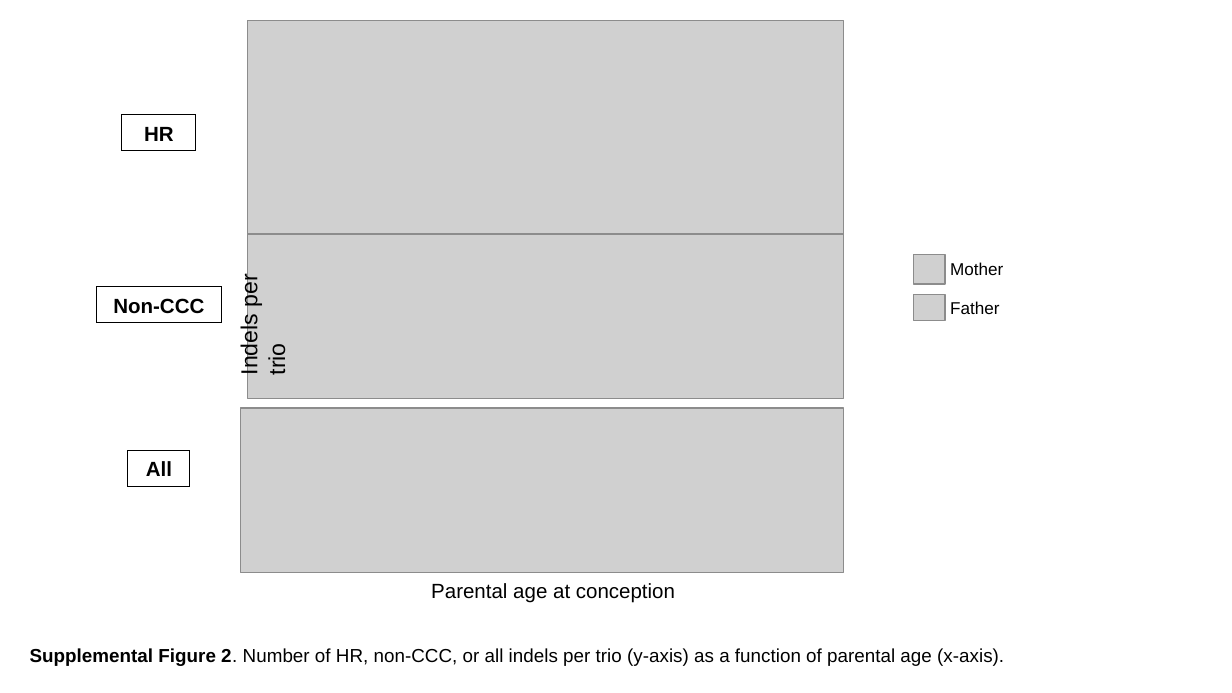
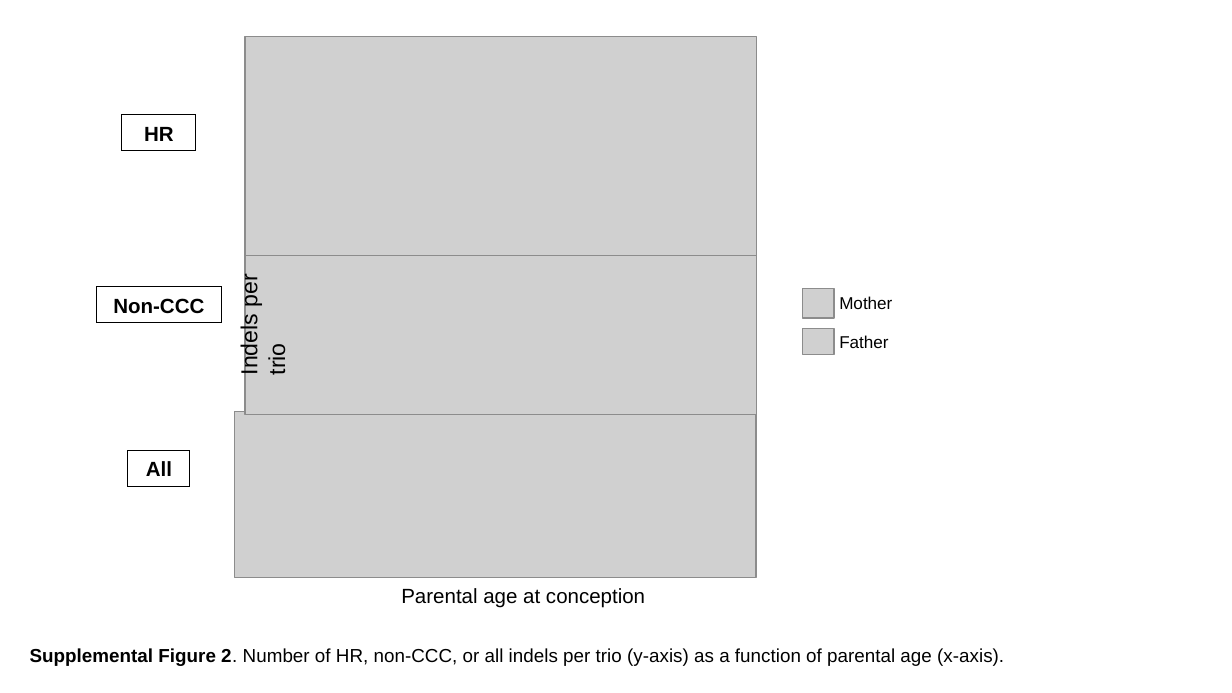
Before and after one commit to allisonseiden/longreadclustersequencing, a slide deck: slide 5 of manuscript/long_read_DNV_figures.pptx. Drawn at 1232x693 pixels with LibreOffice and Linux fonts; fonts in the diff are those of the drawing; grey boxes stand for pictures. Boxes give left, top, right and bottom in pixels: in the first picture for what was removed or moved away, otherwise in the second. Text is boxed around its words. In the diff, an @@ line names an element or a change of style, - is before the commit and + after.

```diff
--- a/manuscript/long_read_DNV_figures.pptx
+++ b/manuscript/long_read_DNV_figures.pptx
@@ picture: place and size @@
-picture at (248, 21, 844, 234)
+picture at (245, 37, 756, 256)
@@ picture: place and size @@
-picture at (248, 233, 844, 399)
+picture at (245, 253, 756, 414)
@@ 2 pictures, 2 texts: place and size @@
-2 pictures, 2 texts at (914, 254, 1003, 320)
+2 pictures, 2 texts at (803, 288, 892, 355)
@@ picture: place and size @@
-picture at (240, 408, 843, 572)
+picture at (235, 411, 756, 578)
@@ text "Parental age at conception": place and size @@
-text "Parental age at conception" at (431, 583, 675, 603)
+text "Parental age at conception" at (401, 588, 645, 608)
```
Also in this commit, not shown: 2 other slides changed, 10 other files.
